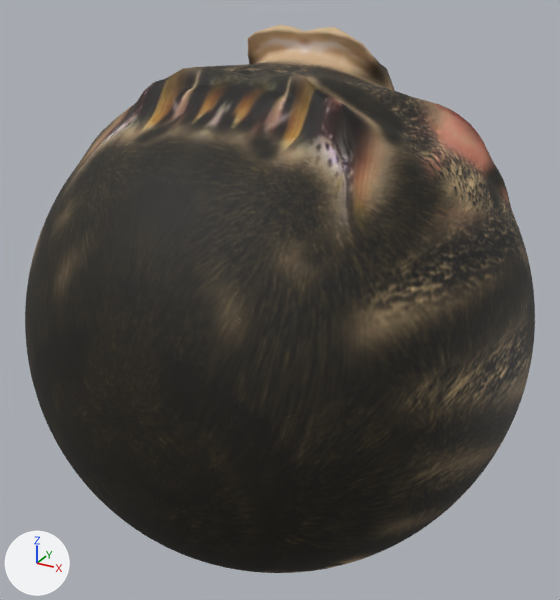
The FBX model AssetLoader/assets/GrossFace.fbx: old version first, new version second.
Before and after are seen from a camera (50 mm lens) standing at (5.69, -10.38, 5.48) and looking at (-0.35, 0.61, -0.01). The lights are fixed; the arrows at lower left show +X, +Y and +Z. Where no turn or scale is listed for an object, it has been applied to the vertices.

In view in the first picture: 'SculptShape'.
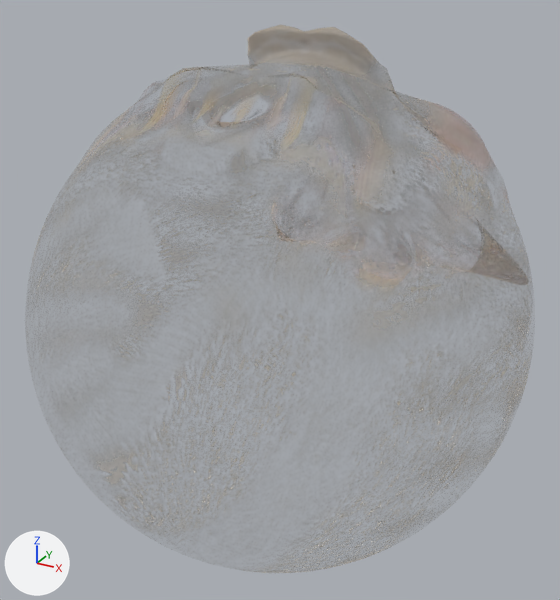
The newer file is also turned or shifted as a whole; pictures and numbers use the older file's frame.

What differs and where, as boxes [x1, y1, x2, y2] in the pictures (560 x 600 px):
'SculptShape', surface changed (beige to grey)
    both: [25, 25, 535, 573]

Edits to the bpy script that builds the scene:
```text
Change img_sculptshape_png:
    img_sculptshape_png: load_image('SculptShape.png', '../media/SculptShape.png', 1560, 1560, 'sRGB') -> load_image('SculptShape.png', '../media/SculptShape.png', 1560, 1560, 'Non-Color')
Change mat_sculptmaterial:
    add n3 = _N.new('ShaderNodeTexImage'); n3.name = 'Image Texture.001'
    add n3.image = img_sculptshape_png
    add n4 = _N.new('ShaderNodeTexImage'); n4.name = 'Image Texture.002'
    add n4.image = img_sculptshape_png
    where n0 = _N.new('ShaderNodeBsdfPrincipled'); n0.name = 'Principled BSDF'
    add _L.new(n3.outputs[0], n0.inputs[18])  # 'Color' to 'Transmission Weight'
    add _L.new(n4.outputs[0], n0.inputs[4])  # 'Color' to 'Alpha'
```
